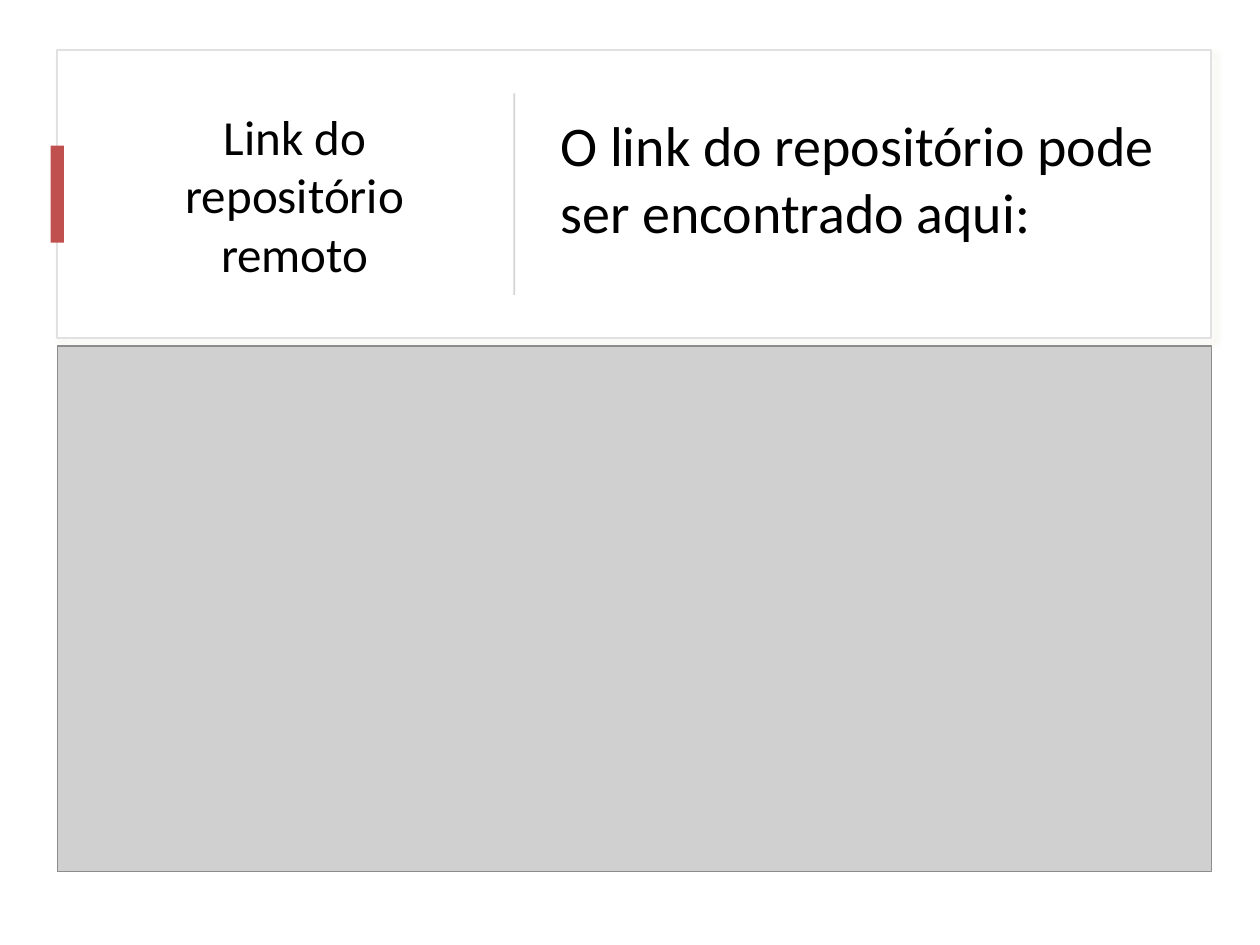
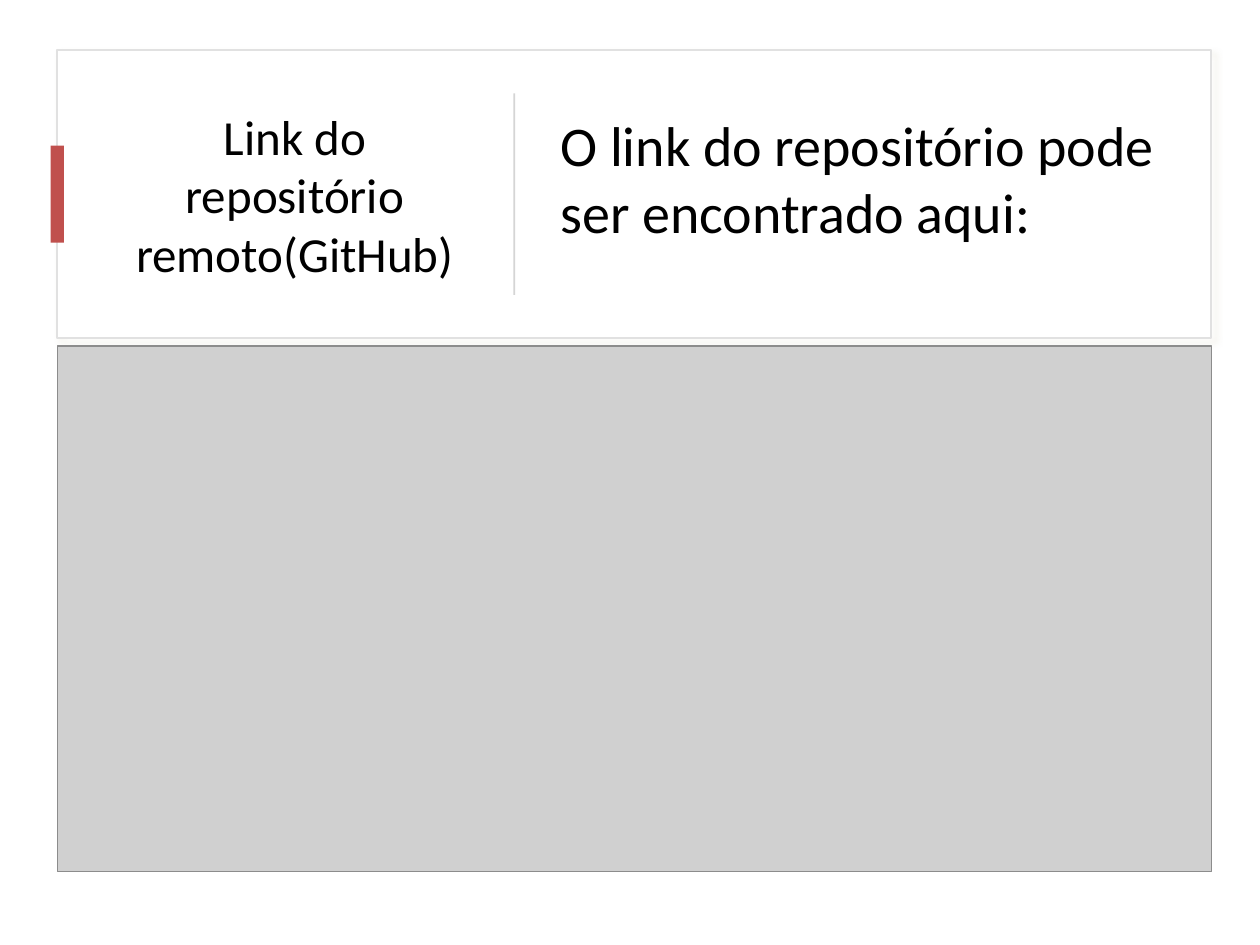
Before and after one commit to FernandoBCAraujo/Apresentacao-Git-e-GitHub, a slide deck: slide 9 of Apresentação Git e GitHub.pptx. Drawn at 1260x945 pixels with LibreOffice and Linux fonts; fonts in the diff are those of the drawing; grey boxes stand for pictures. Boxes give left, top, right and bottom in pixels: in the first picture for what was removed or moved away, otherwise in the second. Text is boxed around its words. In the diff, an @@ line names an element or a change of style, - is before the commit and + after.

```diff
--- a/Apresentação Git e GitHub.pptx
+++ b/Apresentação Git e GitHub.pptx
@@ title at bbox=[136, 121, 453, 279]: text changed @@
-Link do repositório remoto
+Link do repositório remoto(GitHub)
```
Also in this commit, not shown: 6 other slides changed.
